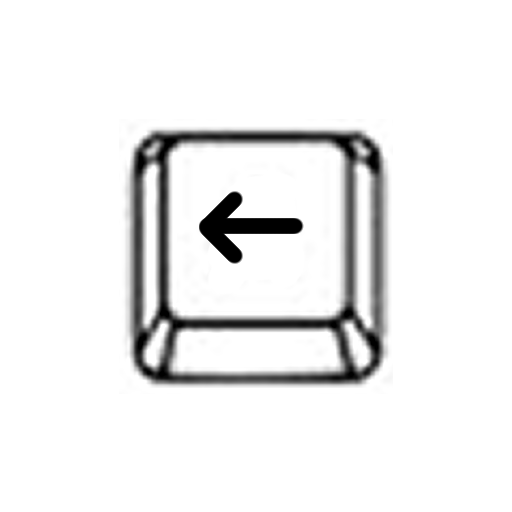
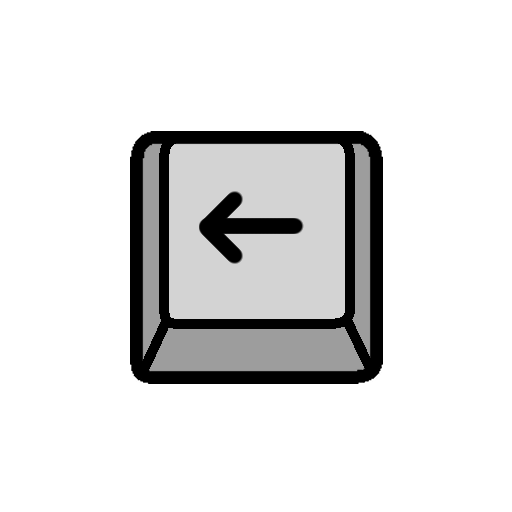
Before/after of a 512 × 512 layered artwork. What changed in the layer stack:
added layer "Layer 1 Copy 3" above "Layer 3 Copy" over [left=130, top=131, right=383, bottom=384]
added layer "Layer 3 Copy" above "Layer 2 Copy 3" over [left=136, top=137, right=378, bottom=376]
hid "Layer 2 Copy 3" over [left=119, top=119, right=393, bottom=394]
